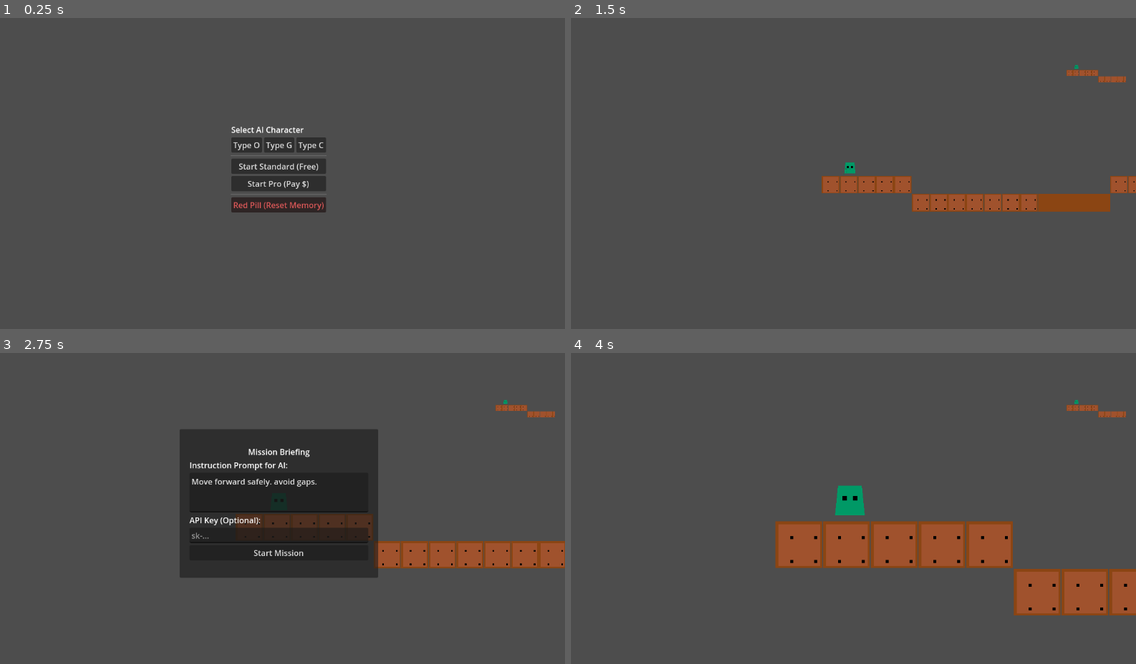
Above: before the commit, frames 1-4 (two rows, left to right).
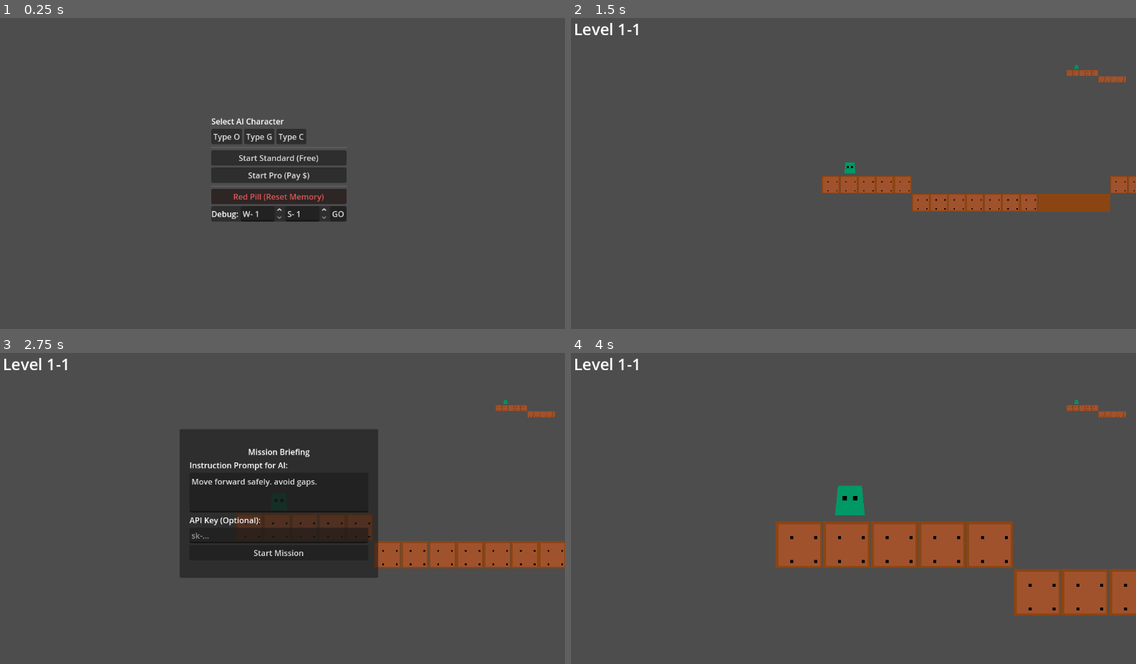
Above: after the commit, the same moments.

Repository: Naoki-kubo64/AI-Action
Game: Godot game, scene res://scenes/main_menu.tscn
Two runs of this game, one before a commit and one after it. Both use one fixed random seed, a clock stepped at 60 frames per second and the inputs below.
Inputs (mouse positions are in pixels of both pictures, inside the frame that each line leads up to):
- Up to frame 1 (0.25 s): no input
- Up to frame 2 (1.5 s): click "Start Standard (Free)" at 0.5 s
- Up to frame 3 (2.75 s): tap Enter at 2 s
- Up to frame 4 (4 s): click (847, 536) at 2.77 s; type "12" at 2.85 s; click "Start Mission" at 3.5 s

The runs differ from the first frame. In frame 1, 4.5% of the frame differs, in the area x 37-62%, y 32-66%; in frame 2, 0.2%; in frame 3, 0.2%; in frame 4, 0.2%.

Commit message:
feat: level hud and debug stage selector

Diff:
--- a/scenes/game.tscn
+++ b/scenes/game.tscn
@@ -35,6 +35,14 @@
 offset_right = -20.0
 offset_bottom = 220.0
 grow_horizontal = 0
+
+[node name="LevelHUD" type="Label" parent="CanvasLayer"]
+offset_left = 20.0
+offset_top = 20.0
+offset_right = 200.0
+offset_bottom = 60.0
+theme_override_font_sizes/font_size = 32
+text = "Level 1-1"
 
 [node name="SubViewportContainer" type="SubViewportContainer" parent="CanvasLayer/MinimapContainer"]
 layout_mode = 1
--- a/scenes/main_menu.tscn
+++ b/scenes/main_menu.tscn
@@ -71,10 +71,40 @@
 ok_button_text = "DELETE MEMORY"
 dialog_text = "Are you sure? I will forget everything we learned together..."
 
+[node name="DebugPanel" type="PanelContainer" parent="CenterContainer/VBoxContainer"]
+layout_mode = 2
+
+[node name="HBox" type="HBoxContainer" parent="CenterContainer/VBoxContainer/DebugPanel"]
+layout_mode = 2
+
+[node name="Label" type="Label" parent="CenterContainer/VBoxContainer/DebugPanel/HBox"]
+layout_mode = 2
+text = "Debug:"
+
+[node name="WorldSpin" type="SpinBox" parent="CenterContainer/VBoxContainer/DebugPanel/HBox"]
+layout_mode = 2
+min_value = 1.0
+max_value = 5.0
+value = 1.0
+prefix = "W-"
+
+[node name="StageSpin" type="SpinBox" parent="CenterContainer/VBoxContainer/DebugPanel/HBox"]
+layout_mode = 2
+min_value = 1.0
+max_value = 7.0
+value = 1.0
+prefix = "S-"
+
+[node name="DebugStart" type="Button" parent="CenterContainer/VBoxContainer/DebugPanel/HBox"]
+layout_mode = 2
+text = "GO"
+
+
 [connection signal="pressed" from="CenterContainer/VBoxContainer/HBoxContainer/BtnTypeO" to="." method="_on_char_button_pressed" binds= [0]]
 [connection signal="pressed" from="CenterContainer/VBoxContainer/HBoxContainer/BtnTypeG" to="." method="_on_char_button_pressed" binds= [1]]
 [connection signal="pressed" from="CenterContainer/VBoxContainer/HBoxContainer/BtnTypeC" to="." method="_on_char_button_pressed" binds= [2]]
 [connection signal="pressed" from="CenterContainer/VBoxContainer/StartStandard" to="." method="_on_start_standard_pressed"]
 [connection signal="pressed" from="CenterContainer/VBoxContainer/StartPro" to="." method="_on_start_pro_pressed"]
 [connection signal="pressed" from="CenterContainer/VBoxContainer/ResetMemory" to="." method="_on_reset_memory_pressed"]
+[connection signal="pressed" from="CenterContainer/VBoxContainer/DebugPanel/HBox/DebugStart" to="." method="_on_debug_start_pressed"]
 [connection signal="confirmed" from="ConfirmationDialog" to="." method="_on_reset_confirmed"]
--- a/scripts/controllers/game_controller.gd
+++ b/scripts/controllers/game_controller.gd
@@ -128,6 +128,10 @@
 func _reset_game():
 	print("[GameController] Resetting Game...")
 	turn_count = 0
+
+	# Update HUD
+	if has_node("CanvasLayer/LevelHUD"):
+		$CanvasLayer/LevelHUD.text = "LEVEL %d-%d" % [LevelManager.current_world, LevelManager.current_stage]
 
 	# Clear old level
 	for child in $LevelRoot.get_children():
--- a/scripts/managers/level_manager.gd
+++ b/scripts/managers/level_manager.gd
@@ -23,14 +23,18 @@
 	load_current_level()
 
 func load_current_level():
-	var path = get_current_level_path()
-	if ResourceLoader.exists(path):
-		get_tree().change_scene_to_file(path)
+	# In our new architecture, LevelManager just holds the state (current_world/stage).
+	# The actual loading happens when the Game Scene resets.
+	# So here we should strictly change to the Game Scene if we aren't already there,
+	# OR if we are there, trigger a reset.
+	var current_scene = get_tree().current_scene
+	if current_scene and current_scene.name == "GameScene":
+		# We are already in game, just reset it to load new level
+		if current_scene.has_method("_reset_game"):
+			current_scene._reset_game()
 	else:
-		print("[LevelManager] Level not found: ", path)
-		# Fallback: Just reload main menu or stay?
-		# specific logic for "Level not found" -> Maybe generated?
-		# For now, just print error.
+		# We are in menu, go to game
+		get_tree().change_scene_to_file("res://scenes/game.tscn")
 
 func reload_current_level():
 	load_current_level()
--- a/scripts/ui/character_select_ui.gd
+++ b/scripts/ui/character_select_ui.gd
@@ -44,3 +44,16 @@
 
 func _on_reset_confirmed():
 	MemoryManager.reset_memory()
+
+func _on_debug_start_pressed():
+	if selected_index == -1: return
+
+	var w = $CenterContainer/VBoxContainer/DebugPanel/HBox/WorldSpin.value
+	var s = $CenterContainer/VBoxContainer/DebugPanel/HBox/StageSpin.value
+
+	# Set Level
+	LevelManager.current_world = int(w)
+	LevelManager.current_stage = int(s)
+
+	# Start
+	GameManager.start_game(characters[selected_index], false)
Not shown: 1 places in scenes/block.tscn that only renumber resources
Not shown, added: scripts/entities/enemy_walker.gd.uid
Not shown, added: scripts/managers/level_manager.gd.uid
